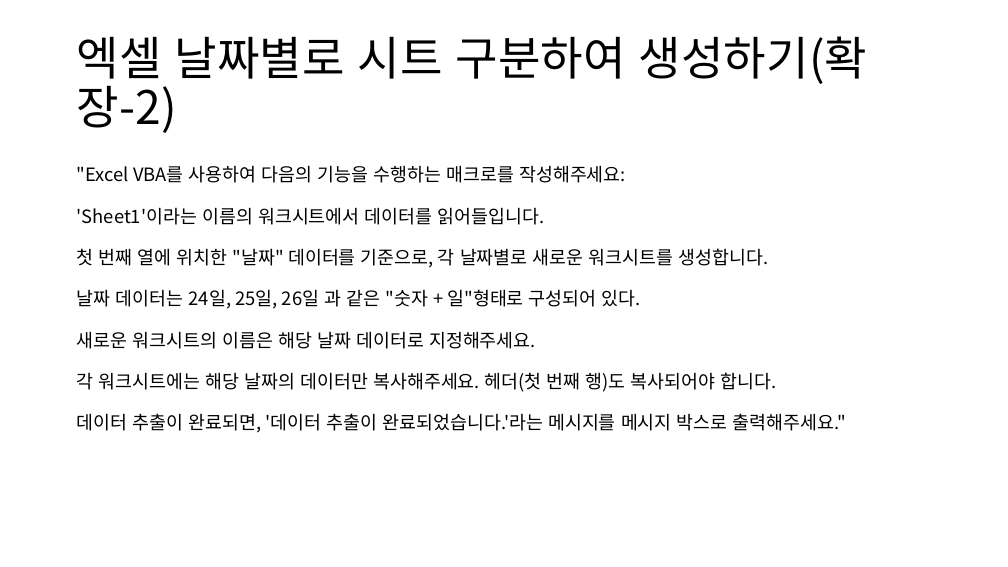
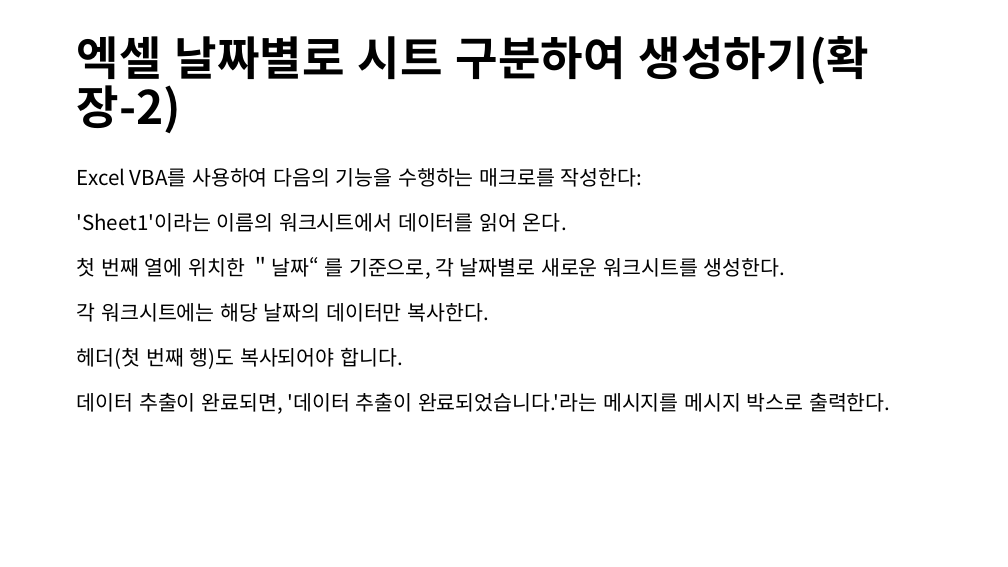
Before and after one commit to lolsaless/Python, a slide deck: slide 34 of 프롬프트 시연.pptx (slide 35 before the commit). Drawn at 1008x567 pixels with LibreOffice and Linux fonts; fonts in the diff are those of the drawing. Boxes give left, top, right and bottom in pixels: in the first picture for what was removed or moved away, otherwise in the second. Text is boxed around its words. In the diff, an @@ line names an element or a change of style, - is before the commit and + after.

```diff
--- a/프롬프트 시연.pptx
+++ b/프롬프트 시연.pptx
@@ title "엑셀 날짜별로 시트 구분하여 생성하기(확장-2)" at (x1=77, y1=36, x2=870, y2=133): bold on @@
@@ text at (x1=77, y1=168, x2=891, y2=414): text changed; size 17.5 to 19.6 pt @@
-"Excel VBA를 사용하여 다음의 기능을 수행하는 매크로를 작성해주세요:
-'Sheet1'이라는 이름의 워크시트에서 데이터를 읽어들입니다.
-첫 번째 열에 위치한 "날짜" 데이터를 기준으로, 각 날짜별로 새로운 워크시트를 생성합니다.
-날짜 데이터는 24일, 25일, 26일 과 같은 "숫자 + 일"형태로 구성되어 있다.
-새로운 워크시트의 이름은 해당 날짜 데이터로 지정해주세요.
-각 워크시트에는 해당 날짜의 데이터만 복사해주세요. 헤더(첫 번째 행)도 복사되어야 합니다.
-데이터 추출이 완료되면, '데이터 추출이 완료되었습니다.'라는 메시지를 메시지 박스로 출력해주세요."
+Excel VBA를 사용하여 다음의 기능을 수행하는 매크로를 작성한다:
+'Sheet1'이라는 이름의 워크시트에서 데이터를 읽어 온다.
+첫 번째 열에 위치한 ＂날짜“ 를 기준으로, 각 날짜별로 새로운 워크시트를 생성한다.
+각 워크시트에는 해당 날짜의 데이터만 복사한다.
+헤더(첫 번째 행)도 복사되어야 합니다.
+데이터 추출이 완료되면, '데이터 추출이 완료되었습니다.'라는 메시지를 메시지 박스로 출력한다.
```
Also in this commit, not shown: 22 other slides changed, 1 slide removed, 18 other files.
